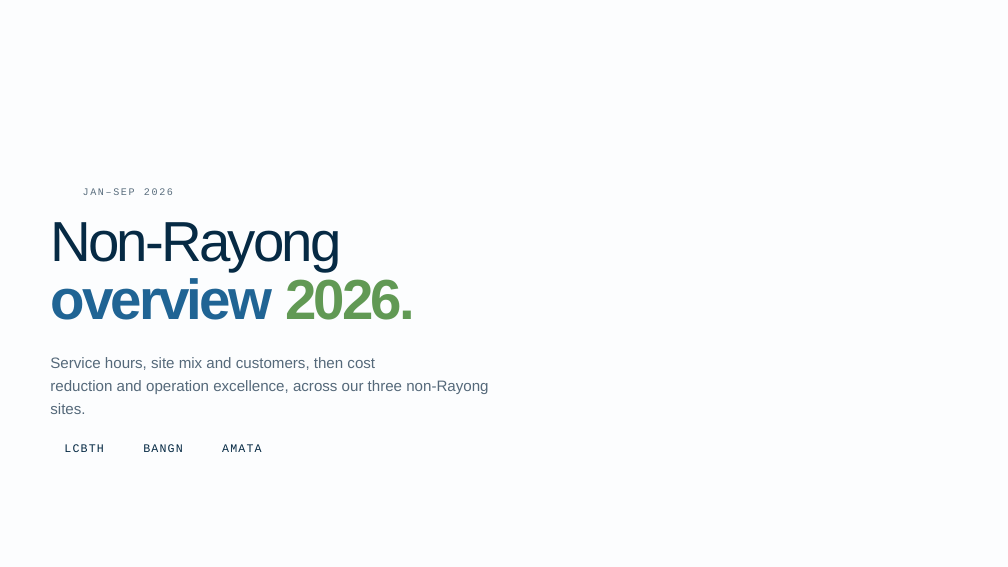
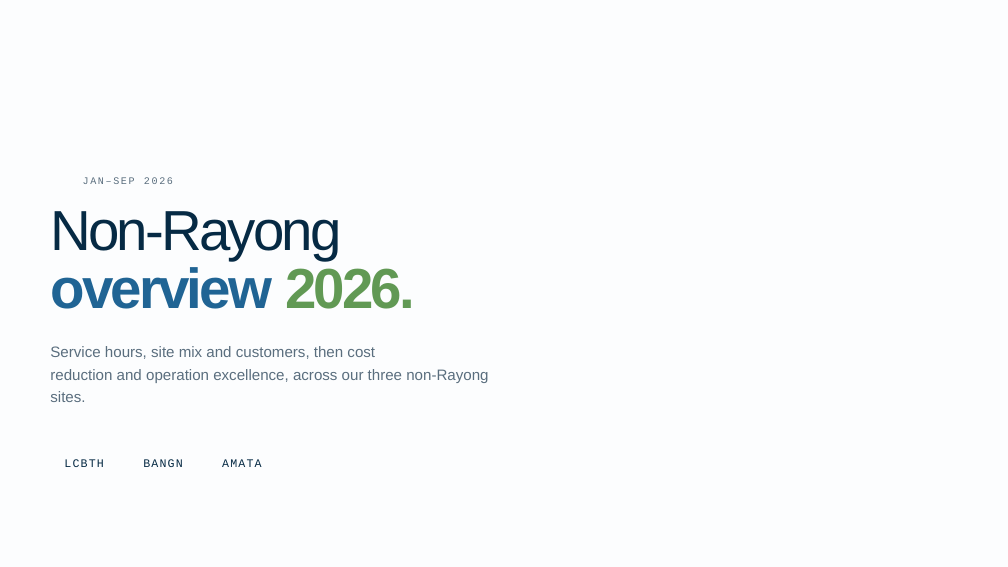
Before and after one commit to nutdanais/trigo-manpower-board, a slide deck: slide 1 of design/intro-deck/Non-Rayong-Overview-2026.pptx. Drawn at 1008x567 pixels with LibreOffice and Linux fonts; fonts in the diff are those of the drawing; background and template pictures are left out. Boxes give left, top, right and bottom in pixels: in the first picture for what was removed or moved away, otherwise in the second. Text is boxed around its words. In the diff, an @@ line names an element or a change of style, - is before the commit and + after.

```diff
--- a/design/intro-deck/Non-Rayong-Overview-2026.pptx
+++ b/design/intro-deck/Non-Rayong-Overview-2026.pptx
@@ 3 texts: place and size @@
-3 texts at [50,188,488,414]
+3 texts at [50,177,488,402]
@@ text "Service hours, site mix and ..." at [50,346,488,402]: text colour #55697A to #5A6E7E @@
@@ 3 texts: place and size @@
-3 texts at [64,444,261,452]
+3 texts at [64,459,261,467]
```
Also in this commit, not shown: 10 other slides changed, 5 other files.
